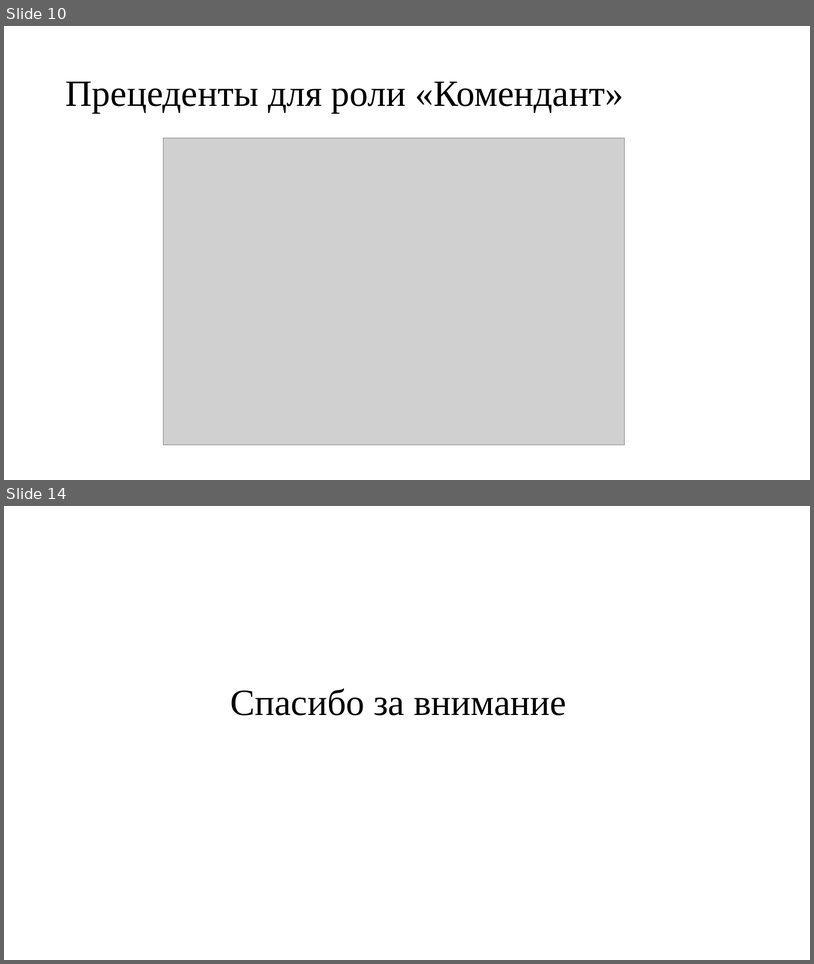
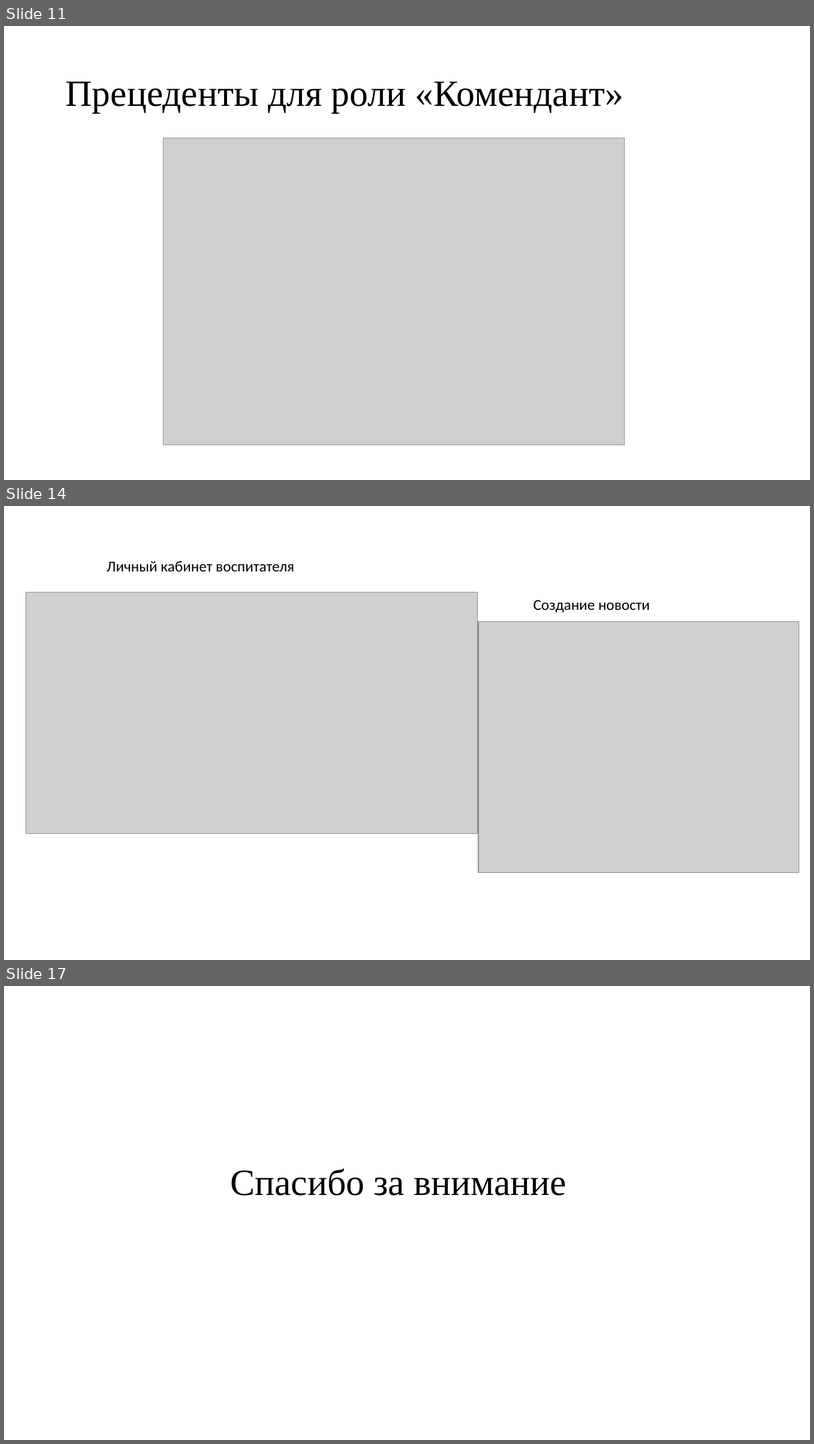
Before and after one commit to Pavel-Parkhomenko/Student-Hostel-Service, a slide deck: docs/прочее/Конференция.pptx. Shown one above the other, each under a label of ours: slides 10 and 14 before the commit, slides 11, 14 and 17 after it; the slides between them are not shown. The pictures are 814x964 and 814x1444 pixels, drawn with LibreOffice and Linux fonts; fonts in the diff are those of the drawing; grey boxes stand for pictures. Boxes give left, top, right and bottom in pixels: in the first picture for what was removed or moved away, otherwise in the second. Text is boxed around its words. In the diff, an @@ line names an element or a change of style, - is before the commit and + after.

```diff
--- a/docs/прочее/Конференция.pptx
+++ b/docs/прочее/Конференция.pptx
@@ slide 14 added at box(4, 506, 810, 960), background #FFFFFF @@
@@ text added at box(107, 561, 294, 571), 18 pt, text #000000 @@
+Личный кабинет воспитателя
@@ picture added at box(26, 592, 477, 833) @@
@@ text added at box(534, 600, 650, 612), 18 pt, text #000000 @@
+Создание новости
@@ picture added at box(479, 622, 800, 872) @@
@@ what was slide 10 is now slide 11 @@
@@ what was slide 14 is now slide 17 @@
```
Also in this commit, not shown: 1 slide changed, 6 other slides added, 4 slides removed, 57 other files.
